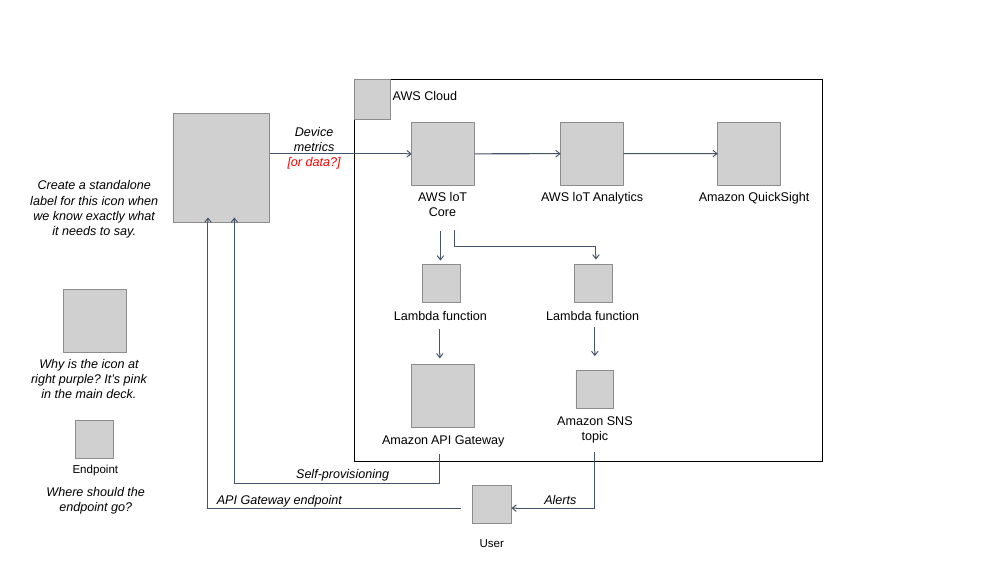
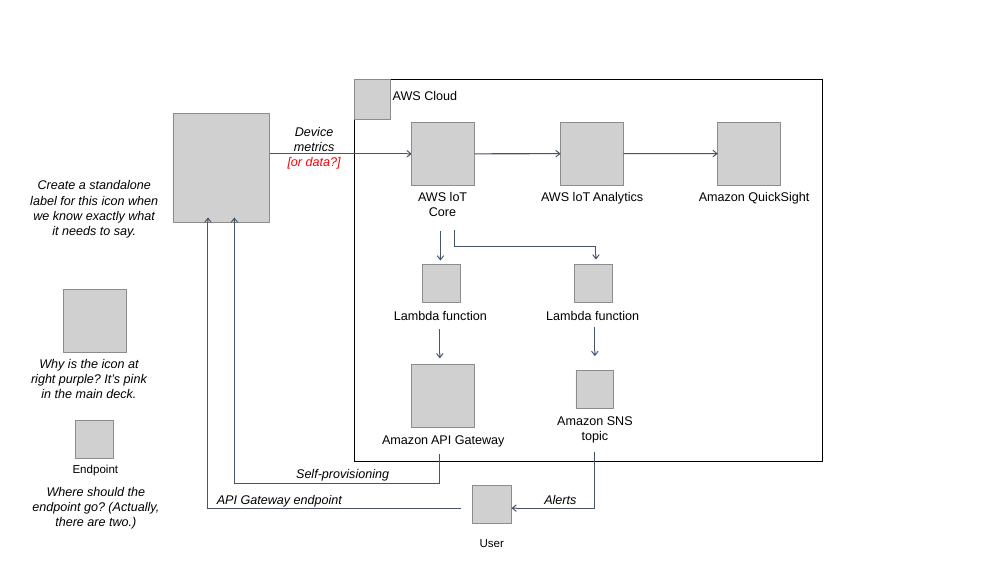
Before and after one commit to trek10inc/quickstart-grid-connect-connectsense, a slide deck: slide 1 of docs/images/connectsense-spc-architecture-diagram.pptx. Drawn at 1008x567 pixels with LibreOffice and Linux fonts; fonts in the diff are those of the drawing; grey boxes stand for pictures. Boxes give left, top, right and bottom in pixels: in the first picture for what was removed or moved away, otherwise in the second. Text is boxed around its words. In the diff, an @@ line names an element or a change of style, - is before the commit and + after.

```diff
--- a/docs/images/connectsense-spc-architecture-diagram.pptx
+++ b/docs/images/connectsense-spc-architecture-diagram.pptx
@@ text at (x1=32, y1=487, x2=159, y2=529): text changed @@
-Where should the endpoint go?
+Where should the endpoint go? (Actually, there are two.)
```
Also in this commit, not shown: 1 other file.
